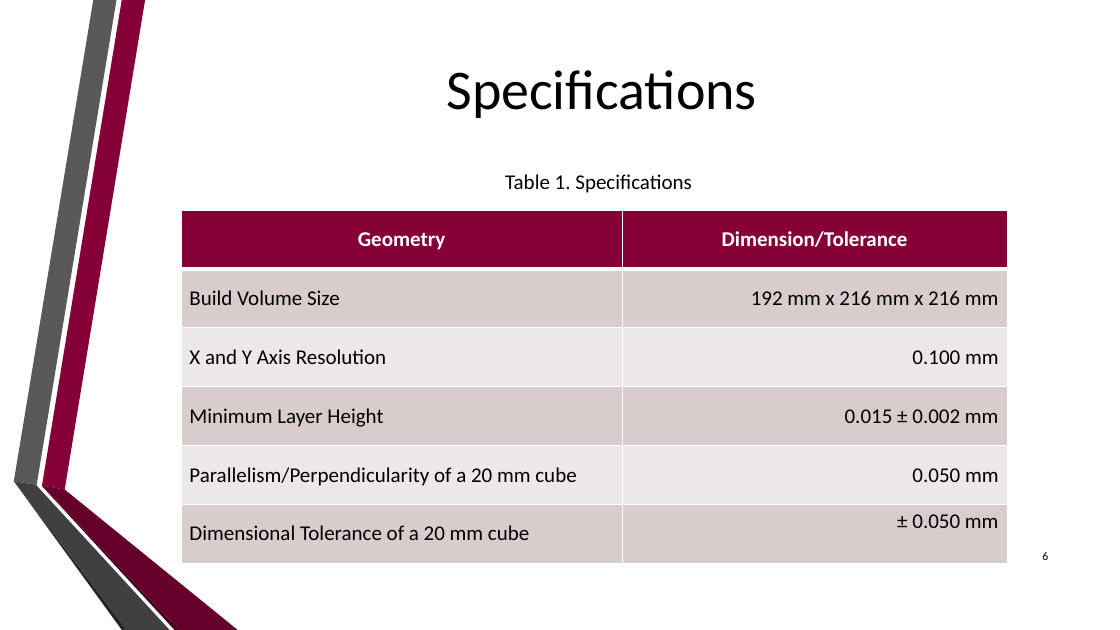
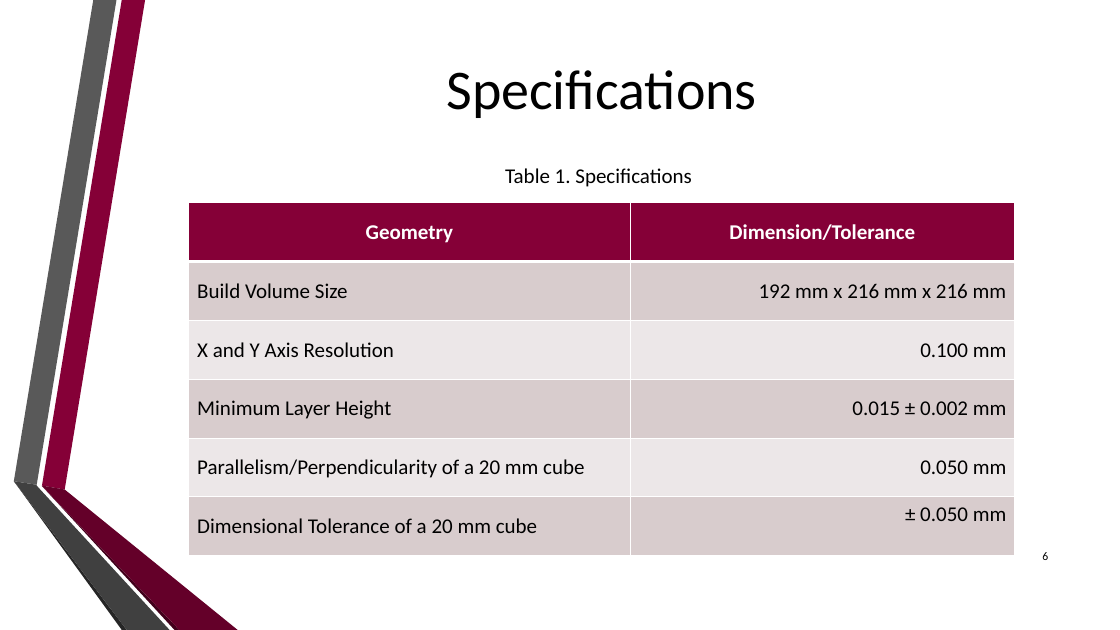
Before and after one commit to dan-olsen/SeniorDesign, a slide deck: slide 6 of Presentations/DesignPres/DesignPres-75.pptx. Drawn at 1120x630 pixels with LibreOffice and Linux fonts; fonts in the diff are those of the drawing; background and template pictures are left out. Boxes give left, top, right and bottom in pixels: in the first picture for what was removed or moved away, otherwise in the second. Text is boxed around its words. In the diff, an @@ line names an element or a change of style, - is before the commit and + after.

```diff
--- a/Presentations/DesignPres/DesignPres-75.pptx
+++ b/Presentations/DesignPres/DesignPres-75.pptx
@@ text "Table 1. Specifications": place and size @@
-text "Table 1. Specifications" at (505,174,691,193)
+text "Table 1. Specifications" at (505,168,691,187)
@@ table: place and size @@
-table at (181,210,1007,563)
+table at (189,203,1015,556)
```
Also in this commit, not shown: 6 other slides changed.
